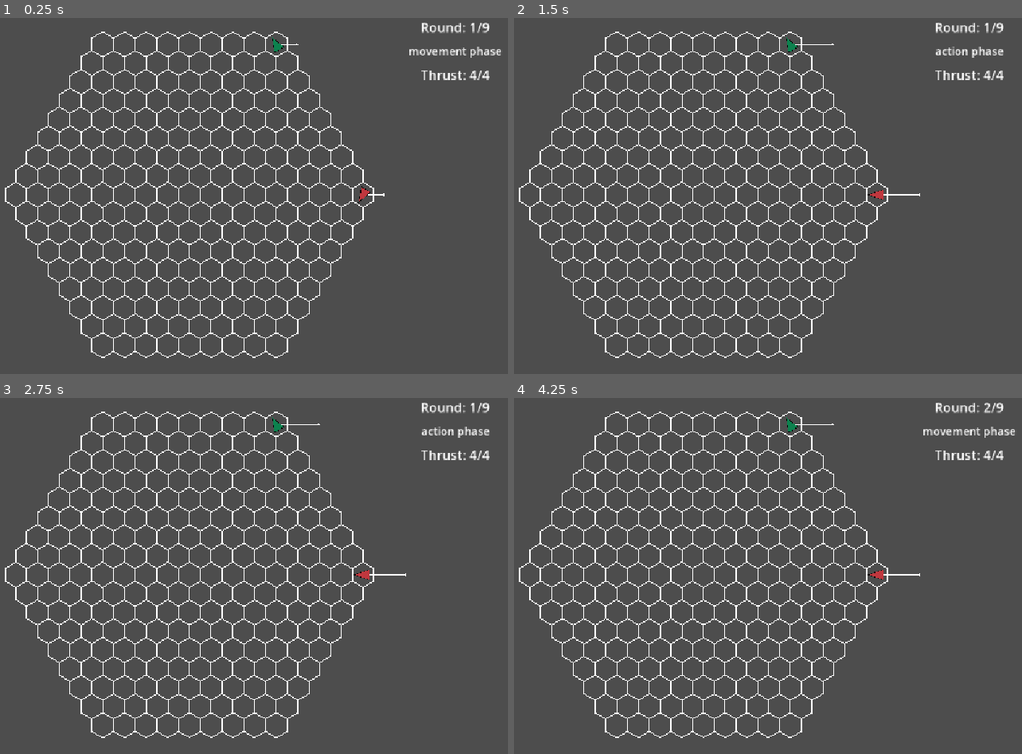
Above: before the commit, frames 1-4 (two rows, left to right).
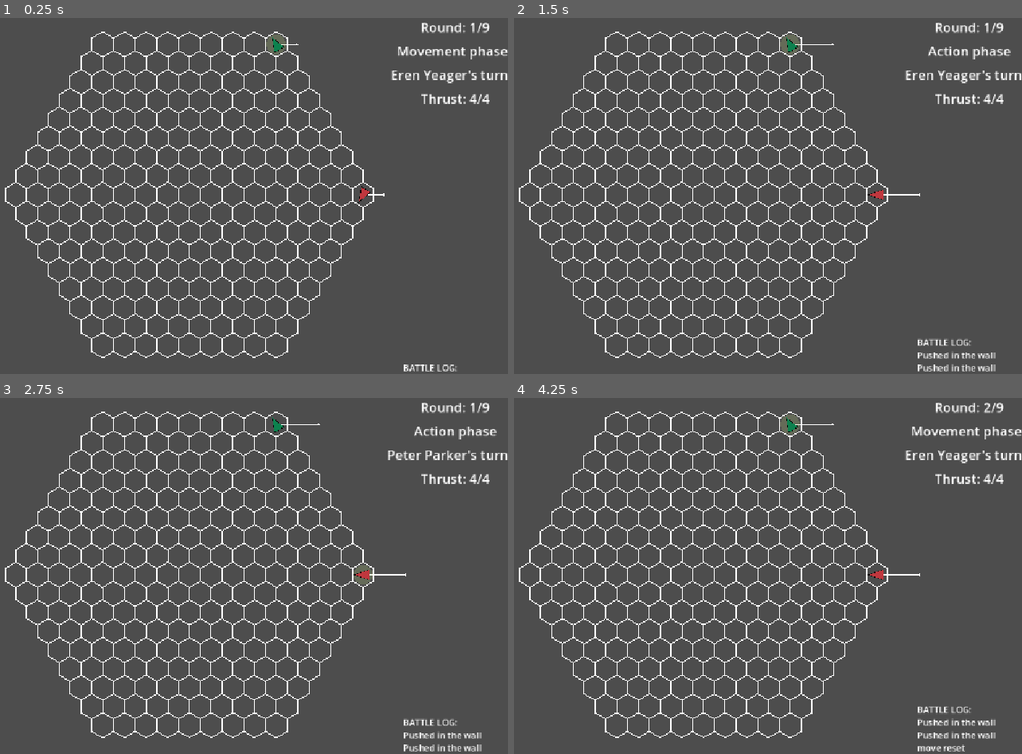
Above: after the commit, the same moments.

Repository: Idandot/Space-Arena
Game: Godot game, scene res://Base Class/Arena.tscn
Two runs of this game, one before a commit and one after it. Both use one fixed random seed, a clock stepped at 60 frames per second and the inputs below.
Inputs:
- Up to frame 1 (0.25 s): no input
- Up to frame 2 (1.5 s): tap Enter (end_turn) at 0.5, 0.6 s; hold Right (turn_right) 0.53-1.28 s; hold Down (brake) from 1.28 s (still down); tap Space (fire) at 1.35 s
- Up to frame 3 (2.75 s): tap Backspace (reset_move, bound only after the commit) at 2 s; release Down (brake) at 2.03 s; hold Right (turn_right) from 2.03 s (still down); tap Enter (end_turn) at 2.1 s
- Up to frame 4 (4.25 s): tap Backspace (reset_move, bound only after the commit) at 2.75, 3.5, 4.15 s; release Right (turn_right) at 2.78 s; hold Up (accelerate) 2.78-3.53 s; tap Space (fire) at 2.85 s; hold Left (turn_left) from 3.53 s (still down); tap Enter (end_turn) at 3.6 s

The runs differ from the first frame. In frame 1, 1.1% of the frame differs, in the area x 52-100%, y 4-100%; in frame 2, 1.4%; in frame 3, 1.4%; in frame 4, 1.6%.

Commit message:
HRState 0.1.6.5

Diff:
--- a/Autoload Class/GameEvents.gd
+++ b/Autoload Class/GameEvents.gd
@@ -6,3 +6,5 @@
 signal round_changed(round: int, max_round: int)
 @warning_ignore("unused_signal")
 signal phase_changed(actor: Actor, phase: Enums.game_states)
+@warning_ignore("unused_signal")
+signal log_request(message: String)
--- a/Autoload Class/UIManager.gd
+++ b/Autoload Class/UIManager.gd
@@ -4,11 +4,16 @@
 @export var thrust_label: Label
 @export var round_label: Label
 @export var phase_label: Label
+@export var actor_label: Label
+@export var game_log_label: RichTextLabel
 
 func _ready() -> void:
 	GameEvents.thrust_changed.connect(_update_thrust_label)
 	GameEvents.round_changed.connect(_update_round_label)
+	GameEvents.log_request.connect(_log_message)
 	TurnManager.phase_started.connect(_update_phase_label)
+	TurnManager.action_turn_started.connect(_update_actor_label)
+	TurnManager.movement_turn_started.connect(_update_actor_label)
 
 func _update_thrust_label(_actor: Actor, thrust: int, max_thrust: int):
 	if !thrust_label:
@@ -26,11 +31,23 @@
 	var phase_str: String = ""
 	match phase:
 		Enums.game_states.MOVEMENT:
-			phase_str = "movement"
+			phase_str = "Movement"
 		Enums.game_states.ACTION:
-			phase_str = "action"
+			phase_str = "Action"
 		Enums.game_states.PHYSICS:
-			phase_str = "physics"
+			phase_str = "Physics"
+			if actor_label:
+				actor_label.text = ""
 		_:
 			phase_str = "?"
 	phase_label.text = "%s phase" % phase_str
+
+func _update_actor_label(actor: Actor):
+	if !actor_label:
+		return
+	actor_label.text = "%s's turn" % actor.display_name
+
+func _log_message(message: String):
+	if !game_log_label:
+		return
+	game_log_label.add_text(message + "\n")
--- a/Base Class/Arena.tscn
+++ b/Base Class/Arena.tscn
@@ -28,9 +28,6 @@
 max_round = 9
 metadata/_custom_type_script = "uid://cemxx5dpd6xcu"
 
-[sub_resource type="Theme" id="Theme_j1a1p"]
-default_font_size = 20
-
 [node name="Arena" type="Node2D"]
 script = ExtResource("1_q4evv")
 arena_radius = 8
@@ -46,11 +43,13 @@
 [node name="TurnManager" type="Node" parent="."]
 script = ExtResource("6_5jmcn")
 
-[node name="CanvasLayer" type="CanvasLayer" parent="." node_paths=PackedStringArray("thrust_label", "round_label", "phase_label")]
+[node name="CanvasLayer" type="CanvasLayer" parent="." node_paths=PackedStringArray("thrust_label", "round_label", "phase_label", "actor_label", "game_log_label")]
 script = ExtResource("7_2o31o")
 thrust_label = NodePath("ThrustLabel")
 round_label = NodePath("RoundLabel")
 phase_label = NodePath("PhaseLabel")
+actor_label = NodePath("ActorLabel")
+game_log_label = NodePath("GameLogLabel")
 
 [node name="RoundLabel" type="Label" parent="CanvasLayer"]
 anchors_preset = 1
@@ -72,8 +71,21 @@
 offset_top = 43.0
 offset_bottom = 86.0
 grow_horizontal = 0
-theme = SubResource("Theme_j1a1p")
+theme = ExtResource("8_j1a1p")
 text = "Phase Label"
+horizontal_alignment = 1
+vertical_alignment = 1
+
+[node name="ActorLabel" type="Label" parent="CanvasLayer"]
+anchors_preset = 1
+anchor_left = 1.0
+anchor_right = 1.0
+offset_left = -190.0
+offset_top = 86.0
+offset_bottom = 129.0
+grow_horizontal = 0
+theme = ExtResource("8_j1a1p")
+text = "Actor Label"
 horizontal_alignment = 1
 vertical_alignment = 1
 
@@ -82,10 +94,25 @@
 anchor_left = 1.0
 anchor_right = 1.0
 offset_left = -190.0
-offset_top = 86.0
-offset_bottom = 129.0
+offset_top = 129.0
+offset_bottom = 172.0
 grow_horizontal = 0
 theme = ExtResource("8_j1a1p")
 text = "Thrust Label"
 horizontal_alignment = 1
 vertical_alignment = 1
+
+[node name="GameLogLabel" type="RichTextLabel" parent="CanvasLayer"]
+anchors_preset = 3
+anchor_left = 1.0
+anchor_top = 1.0
+anchor_right = 1.0
+anchor_bottom = 1.0
+offset_left = -190.0
+offset_top = -476.0
+grow_horizontal = 0
+grow_vertical = 0
+text = "BATTLE LOG:
+"
+scroll_following = true
+vertical_alignment = 2
--- a/Base Class/HexRigidbody.gd
+++ b/Base Class/HexRigidbody.gd
@@ -17,6 +17,30 @@
 #Постоянные силы действующие на тело
 var _force_dict: Dictionary[String, Vector2i] = {}
 
+var _hex_rigidbody_state: Dictionary[String, Variant]
+
+func _save_state() -> Dictionary[String, Variant]:
+	return {
+		"_facing": _facing.get_current_name(),
+		"_axial_position": _axial_position,
+		"_velocity": _velocity,
+		"_displacement": _displacement,
+		"_previous_velocity": _previous_velocity,
+		"_impulse_dict": _impulse_dict.duplicate(),
+		"_force_dict": _force_dict.duplicate()
+	}
+
+func restore_initial_state():
+	var state = _hex_rigidbody_state
+	set_facing(state["_facing"])
+	set_axial_position(state["_axial_position"])
+	_previous_velocity = state["_previous_velocity"]
+	_impulse_dict = state["_impulse_dict"].duplicate()
+	_force_dict = state["_force_dict"].duplicate()
+
+	_velocity = _calculate_velocity()
+	_displacement = _calculate_displacement()
+	velocity_changed.emit(get_velocity_data())
 
 @onready var parent: Actor = self.get_parent()
 @onready var event_bus: Node
@@ -83,6 +107,7 @@
 	_displacement = _calculate_displacement()
 	_velocity = _calculate_velocity()
 	velocity_changed.emit(get_velocity_data())
+	_hex_rigidbody_state = _save_state()
 
 ##Конец фазы движения, фактическое перемещение
 func _on_movement_animation_finished():
@@ -122,6 +147,8 @@
 
 func _apply_velocity():
 	_displacement = _calculate_displacement()
+	if _displacement != _velocity:
+		GameEvents.log_request.emit("Pushed in the wall")
 	set_axial_position(_axial_position + _displacement)
 
 func _physics_result(phase: Enums.game_states):
--- a/Base Class/ShipMediator.gd
+++ b/Base Class/ShipMediator.gd
@@ -5,8 +5,6 @@
 func call_movement_ended(to: Vector2i):
 	movement_ended.emit(to)
 
-
-
 signal movement_animation_finished()
 func call_movement_animation_finished():
 	movement_animation_finished.emit()
--- a/Base Class/Visualizer.gd
+++ b/Base Class/Visualizer.gd
@@ -5,7 +5,7 @@
 @export var start_texture: TMTexture
 
 @onready var texture := start_texture.duplicate(true)
-@onready var parent: Node2D = self.get_parent()
+@onready var parent: Actor = self.get_parent()
 var tween: Tween
 
 func _ready():
@@ -27,6 +27,9 @@
 		print("no assigned texture")
 		return
 
+	if parent.is_active:
+		draw_circle(Vector2.ZERO, 50, Color(0.71, 0.808, 0.498, 0.239))
+
 	var closed_points = texture.points.duplicate()
 	if closed_points[0] != closed_points[closed_points.size()-1]:
 		closed_points.append(closed_points[0])
@@ -40,6 +43,7 @@
 
 func _reset_position(_actor: Actor) -> void:
 	position = Vector2i.ZERO
+	queue_redraw()
 
 func _setup(config: ActorConfig):
 	if texture == null:
--- a/Modules/EngineModule.gd
+++ b/Modules/EngineModule.gd
@@ -5,6 +5,7 @@
 @export var engine_config: EngineConfig
 
 var _thrust: int
+var _initial_thrust: int
 
 const ENGINE_IMPULSE_ID = "engine_acceleration"
 
@@ -19,6 +20,7 @@
 		Action.new("turn_right", _turn_right, Enums.game_states.MOVEMENT),
 		Action.new("turn_left", _turn_left, Enums.game_states.MOVEMENT),
 		Action.new("brake", _brake, Enums.game_states.MOVEMENT),
+		Action.new("reset_move", _reset_move, Enums.game_states.MOVEMENT)
 	]
 
 #ДЕЙСТВИЯ МОДУЛЯ
@@ -59,6 +61,14 @@
 		return
 	_apply_impulse(engine_config.brake_power)
 
+func _reset_move():
+	if !_active:
+		return
+	hex_rigidbody.restore_initial_state()
+	_thrust = _initial_thrust
+	GameEvents.thrust_changed.emit(parent, _thrust, engine_config.max_thrust)
+	GameEvents.log_request.emit("move reset")
+
 #ВСПОМОГАТЕЛЬНЫЕ МЕТОДЫ
 
 func _ready():
@@ -71,13 +81,14 @@
 	if !_active:
 		return
 	_thrust = min(_thrust + engine_config.thrust_regeneration, engine_config.max_thrust)
+	_initial_thrust = _thrust
 	GameEvents.thrust_changed.emit(parent, _thrust, engine_config.max_thrust)
 
 func _try_spend_thrust(amount: int) -> bool:
 	if !_active:
 		return false
 	if amount > _thrust:
-		print("Not enough thrust to make action")
+		GameEvents.log_request.emit("Not enough thrust to make action")
 		return false
 	_thrust -= amount
 	GameEvents.thrust_changed.emit(parent, _thrust, engine_config.max_thrust)
--- a/project.godot
+++ b/project.godot
@@ -53,7 +53,7 @@
 "events": [Object(InputEventKey,"resource_local_to_scene":false,"resource_name":"","device":0,"window_id":0,"alt_presse …(194 unchanged characters)…
 ]
 }
-Reset={
+reset_move={
 "deadzone": 0.5,
 "events": [Object(InputEventKey,"resource_local_to_scene":false,"resource_name":"","device":0,"window_id":0,"alt_presse …(194 unchanged characters)…
 ]
Not shown: 1 places in Base Class/Arena.tscn that only renumber resources
